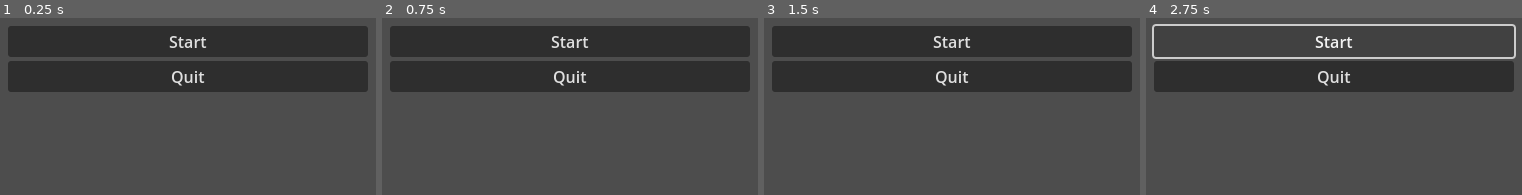
Above: before the commit, frames 1-4 (left to right).
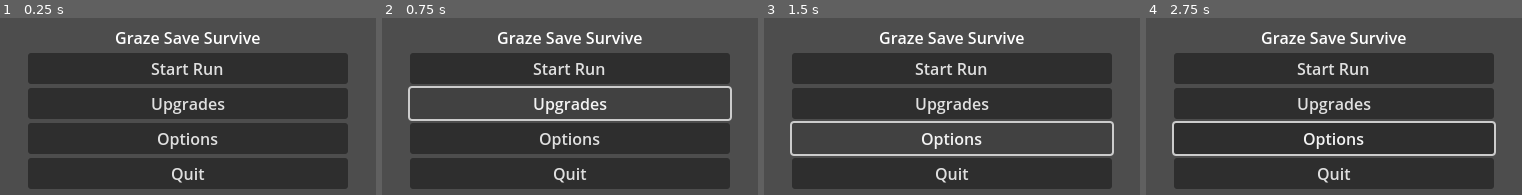
Above: after the commit, the same moments.

Repository: holiday-pettijohn/GrazeSaveSurvive
Game: Godot game, scene res://menu.tscn
The game is run twice, just before and just after one commit, with the same random seed, the same clock (stepped at 60 frames per second) and the same inputs. The project has no main scene, so this scene is started directly.
Inputs (mouse positions are in pixels of both pictures, inside the frame that each line leads up to):
- Up to frame 1 (0.25 s): no input
- Up to frame 2 (0.75 s): click (570, 102) at 0.5 s, where only the run after the commit has a clickable "Upgrades"
- Up to frame 3 (1.5 s): click (952, 138) at 1.25 s, where only the run after the commit has a clickable "Options"
- Up to frame 4 (2.75 s): click (1334, 41) at 2 s, where only the run before the commit has a clickable "Start"

The runs differ from the first frame. In frame 1, 64% of the frame differs, in the area x 2-98%, y 4-97%; in frame 2, 53%; in frame 3, 52%; in frame 4, 54%.

Commit message:
Add upgrades and options buttons

Diff:
--- a/menu.tscn
+++ b/menu.tscn
@@ -5,23 +5,36 @@
 [node name="MarginContainer" type="MarginContainer"]
 offset_right = 400.0
 offset_bottom = 400.0
-theme_override_constants/margin_left = 20
+theme_override_constants/margin_left = 40
 theme_override_constants/margin_top = 20
-theme_override_constants/margin_right = 20
+theme_override_constants/margin_right = 40
 theme_override_constants/margin_bottom = 20
 metadata/_edit_use_anchors_ = true
 
 [node name="VBoxContainer" type="VBoxContainer" parent="."]
 layout_mode = 2
 
-[node name="Button" type="Button" parent="VBoxContainer"]
+[node name="Label" type="Label" parent="VBoxContainer"]
 layout_mode = 2
-text = "Start
+text = "Graze Save Survive"
+horizontal_alignment = 1
+
+[node name="Start Run Button" type="Button" parent="VBoxContainer"]
+layout_mode = 2
+text = "Start Run
 "
 
-[node name="Button2" type="Button" parent="VBoxContainer"]
+[node name="Upgrades Button" type="Button" parent="VBoxContainer"]
+layout_mode = 2
+text = "Upgrades"
+
+[node name="Options Button" type="Button" parent="VBoxContainer"]
+layout_mode = 2
+text = "Options"
+
+[node name="Quit Button" type="Button" parent="VBoxContainer"]
 layout_mode = 2
 text = "Quit"
 script = ExtResource("1_8vvve")
 
-[connection signal="pressed" from="VBoxContainer/Button2" to="VBoxContainer/Button2" method="_on_pressed"]
+[connection signal="pressed" from="VBoxContainer/Quit Button" to="VBoxContainer/Quit Button" method="_on_pressed"]
